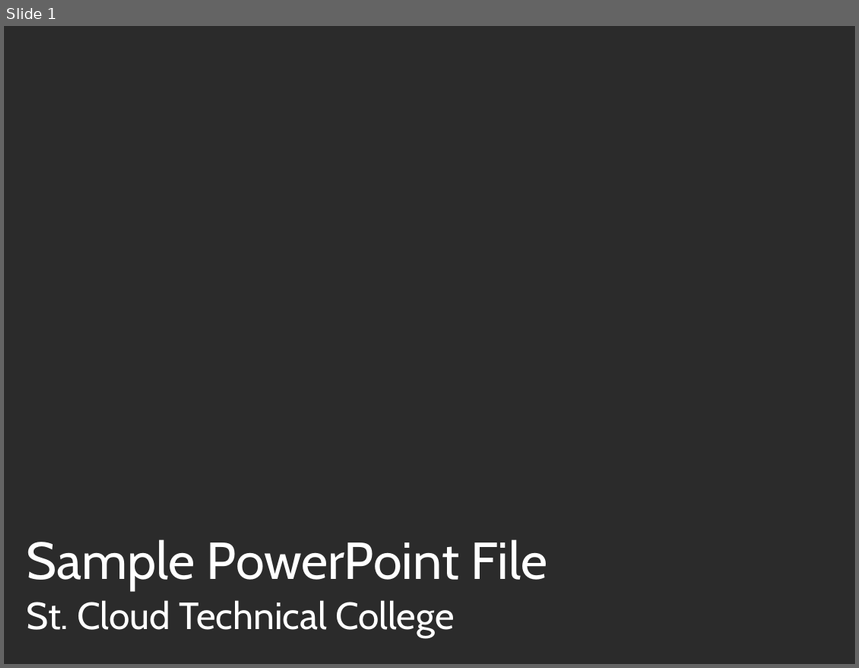
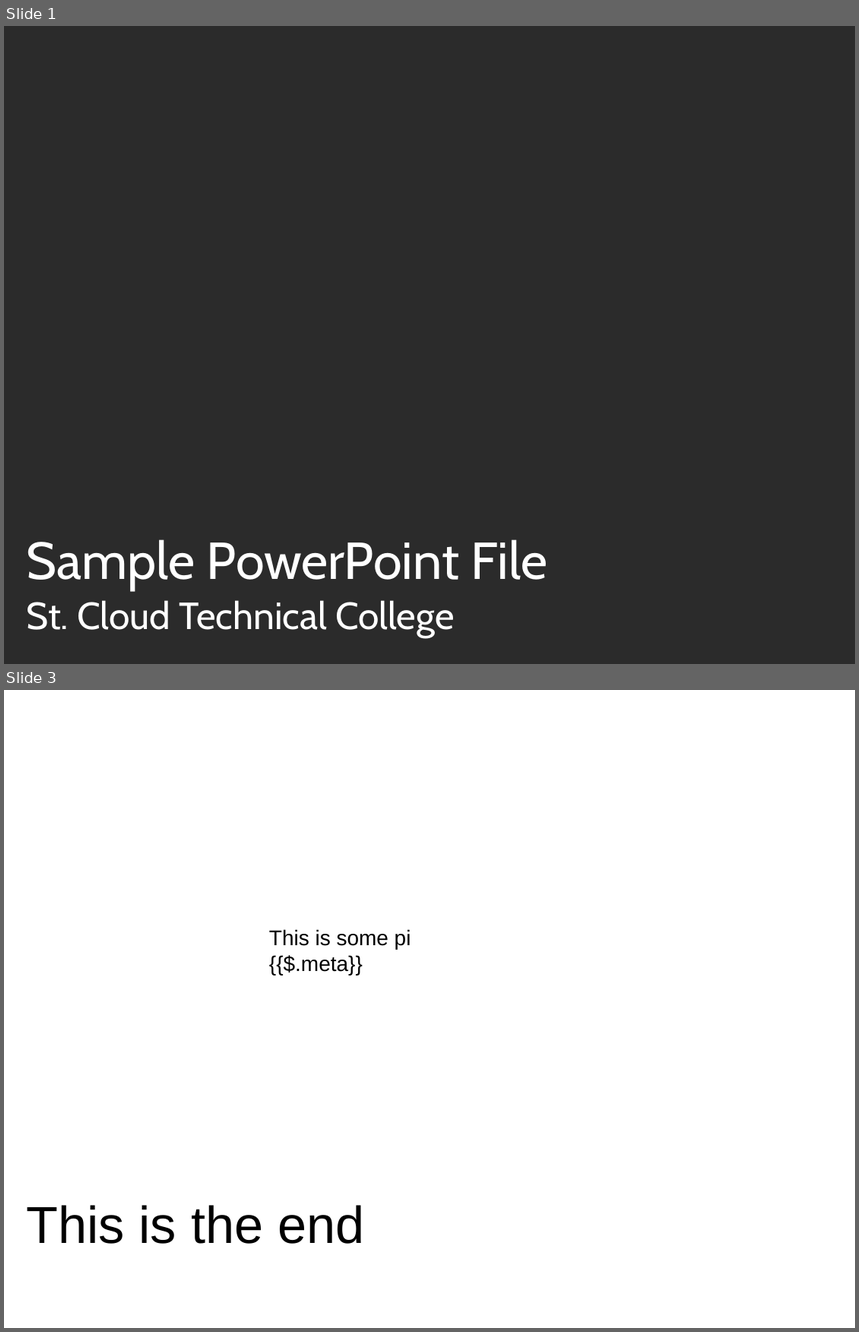
Before and after one commit to inosion/presenie, a slide deck: presenie/samples/sample_template1.pptx. Shown one above the other, each under a label of ours: slide 1 before the commit, slides 1 and 3 after it; the slides between them are not shown. The pictures are 859x668 and 859x1332 pixels, drawn with LibreOffice and Linux fonts; fonts in the diff are those of the drawing; background and template pictures are left out; a plain dark background stands for a picture behind light text. Boxes give left, top, right and bottom in pixels: in the first picture for what was removed or moved away, otherwise in the second. Text is boxed around its words. In the diff, an @@ line names an element or a change of style, - is before the commit and + after.

```diff
--- a/presenie/samples/sample_template1.pptx
+++ b/presenie/samples/sample_template1.pptx
@@ slide 3 added at box(4, 690, 855, 1328), background picture (left out) @@
@@ text added at box(269, 929, 411, 975), 18 pt, text #000000 @@
+This is some pi {{$.meta}}
@@ text added at box(27, 1205, 364, 1244), 44 pt, text #000000 @@
+This is the end
```
Also in this commit, not shown: 1 slide changed, 1 other slide added, 15 other files.
